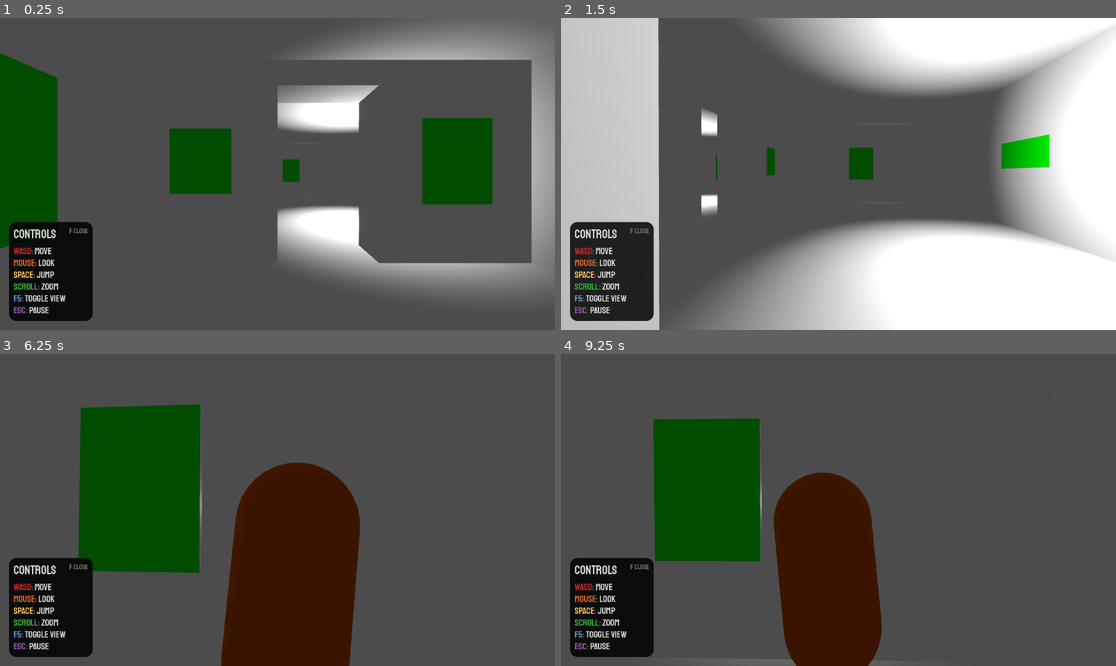
Above: before the commit, frames 1-4 (two rows, left to right).
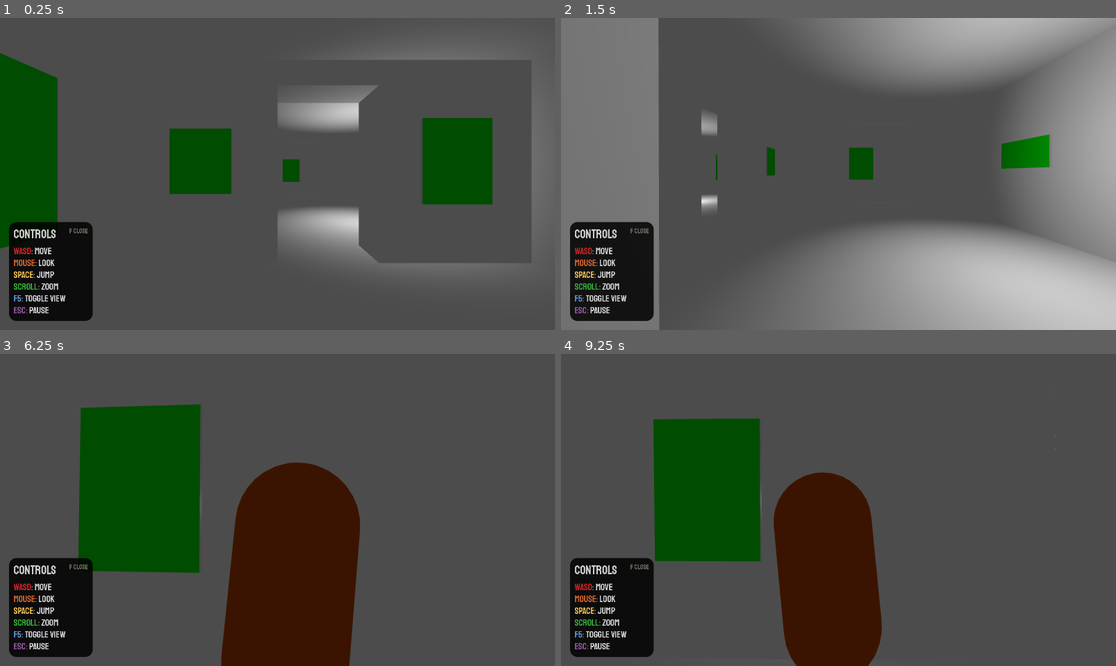
Above: after the commit, the same moments.

Repository: toolness/atuls-art-gallery
Game: Godot game, scene res://infinite_gallery.tscn
Same seed, same stepped clock (60 frames per second), same inputs: the game is played once before the commit and once after it.
Inputs (mouse positions are in pixels of both pictures, inside the frame that each line leads up to):
- Up to frame 1 (0.25 s): no input
- Up to frame 2 (1.5 s): tap Enter (ui_accept) at 0.5 s; move the mouse to (866, 174) at 0.52 s; press the mouse at (866, 174) at 0.53 s; hold W (move_forward) from 0.53 s (still down); tap Space (jump) at 0.77 s; move the mouse to (810, 174) at 1.27 s; release the mouse at (810, 174) at 1.28 s; tap Mouse wheel up (zoom_in) at 1.35 s
- Up to frame 3 (6.25 s): tap Space (jump) at 1.52, 3.02, 3.77, 4.52, 6.02 s; move the mouse to (288, 503) at 2.02 s; hold Mouse wheel down (zoom_out) 2.03-2.78 s; move the mouse to (271, 516) at 2.77 s; click (271, 516) at 2.85 s; move the mouse to (316, 513) at 3.52 s; hold Mouse wheel up (zoom_in) 3.53-4.28 s; move the mouse to (233, 506) at 4.27 s; tap Mouse wheel down (zoom_out) at 4.35 s; move the mouse to (283, 510) at 5.02 s; press the mouse at (283, 510) at 5.03 s; move the mouse to (255, 503) at 5.77 s; release W (move_forward) at 5.78 s; release the mouse at (255, 503) at 5.78 s; hold D (move_right) from 5.78 s (still down); tap Mouse wheel up (zoom_in) at 5.85 s
- Up to frame 4 (9.25 s): move the mouse to (866, 510) at 6.52 s; release D (move_right) at 6.53 s; hold Mouse wheel down (zoom_out) 6.53-7.28 s; hold W (move_forward) 6.53-8.78 s; tap Space (jump) at 6.77, 7.52, 9.02 s; move the mouse to (810, 510) at 7.27 s; click (810, 510) at 7.35 s; move the mouse to (849, 503) at 8.02 s; hold Mouse wheel up (zoom_in) 8.03-8.78 s; move the mouse to (832, 516) at 8.77 s; hold A (move_left) from 8.78 s (still down); tap Mouse wheel down (zoom_out) at 8.85 s

The runs differ from the first frame. In frame 1, 14% of the frame differs, in the area x 49-100%, y 2-88%; in frame 2, 57%, in the area x 0-100%, y 0-100%; in frame 3, less than 0.1%; in frame 4, less than 0.1%.

Commit message:
Reduce light energy.

Diff:
--- a/moma.tscn
+++ b/moma.tscn
@@ -10,18 +10,14 @@
 
 [node name="OmniLight3D" type="OmniLight3D" parent="."]
 transform = Transform3D(1, 0, 0, 0, 1, 0, 0, 0, 1, 14, 2, 5)
-light_energy = 4.627
 
 [node name="OmniLight3D2" type="OmniLight3D" parent="."]
 transform = Transform3D(1, 0, 0, 0, 1, 0, 0, 0, 1, 22, 2, -4)
-light_energy = 4.627
 
 [node name="OmniLight3D3" type="OmniLight3D" parent="."]
 transform = Transform3D(1, 0, 0, 0, 1, 0, 0, 0, 1, 9, 1, -5)
-light_energy = 4.627
 
 [node name="OmniLight3D4" type="OmniLight3D" parent="."]
 transform = Transform3D(1, 0, 0, 0, 1, 0, 0, 0, 1, 2, 2, 6)
-light_energy = 4.627
 
 [node name="gallery" parent="." instance=ExtResource("1_kk2r5")]
